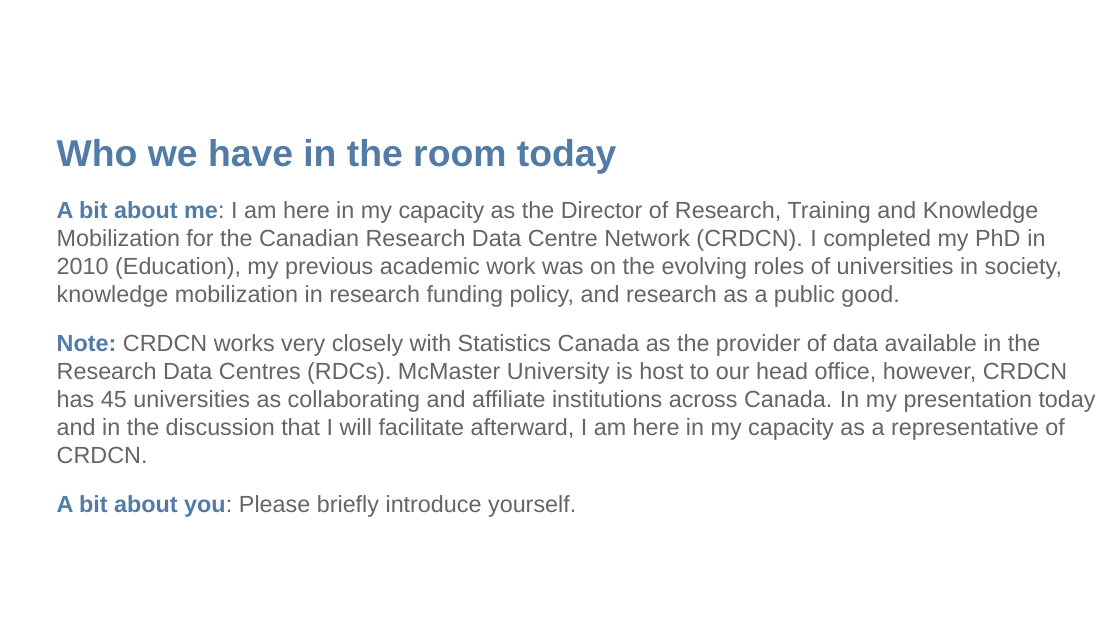
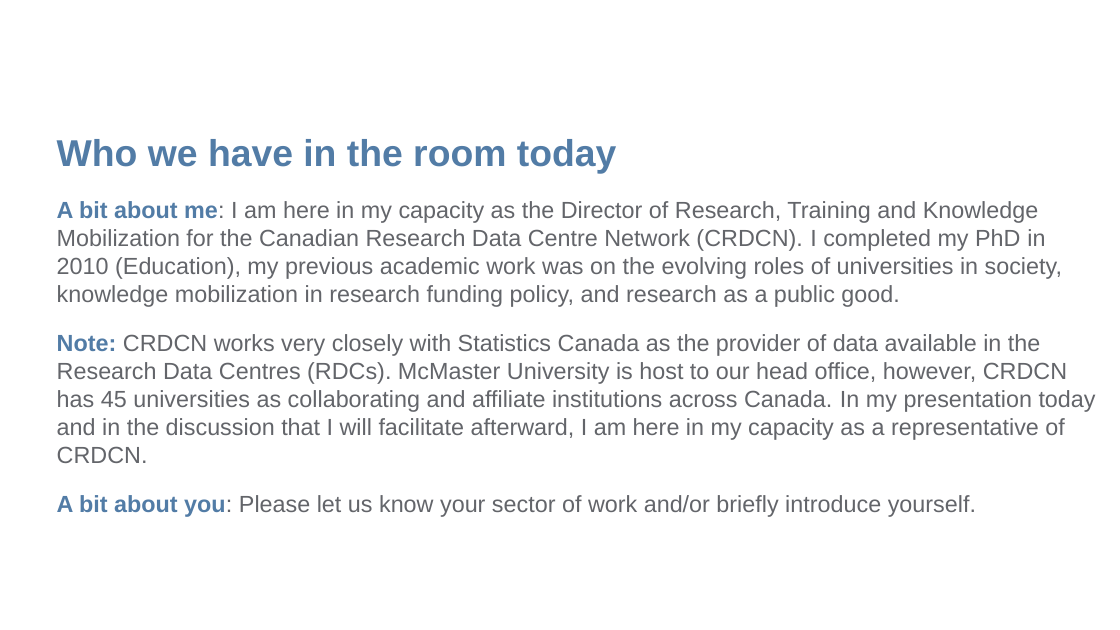
Before and after one commit to CRDCN/RAD_Training, a slide deck: slide 4 of Provincial outreach deck.pptx. Drawn at 1120x630 pixels with LibreOffice and Linux fonts; fonts in the diff are those of the drawing; background and template pictures are left out. Boxes give left, top, right and bottom in pixels: in the first picture for what was removed or moved away, otherwise in the second. Text is boxed around its words. In the diff, an @@ line names an element or a change of style, - is before the commit and + after.

```diff
--- a/Provincial outreach deck.pptx
+++ b/Provincial outreach deck.pptx
@@ text at (57,495,976,517): text changed @@
-A bit about you: Please briefly introduce yourself.
+A bit about you: Please let us know your sector of work and/or briefly introduce yourself.
```
Also in this commit, not shown: 4 other slides changed.
